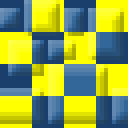
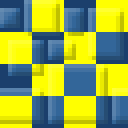
Layered file, before and after one edit (128×128). Changes by layer:
pixels changed over [0,0,128,124] (layer not identified)
